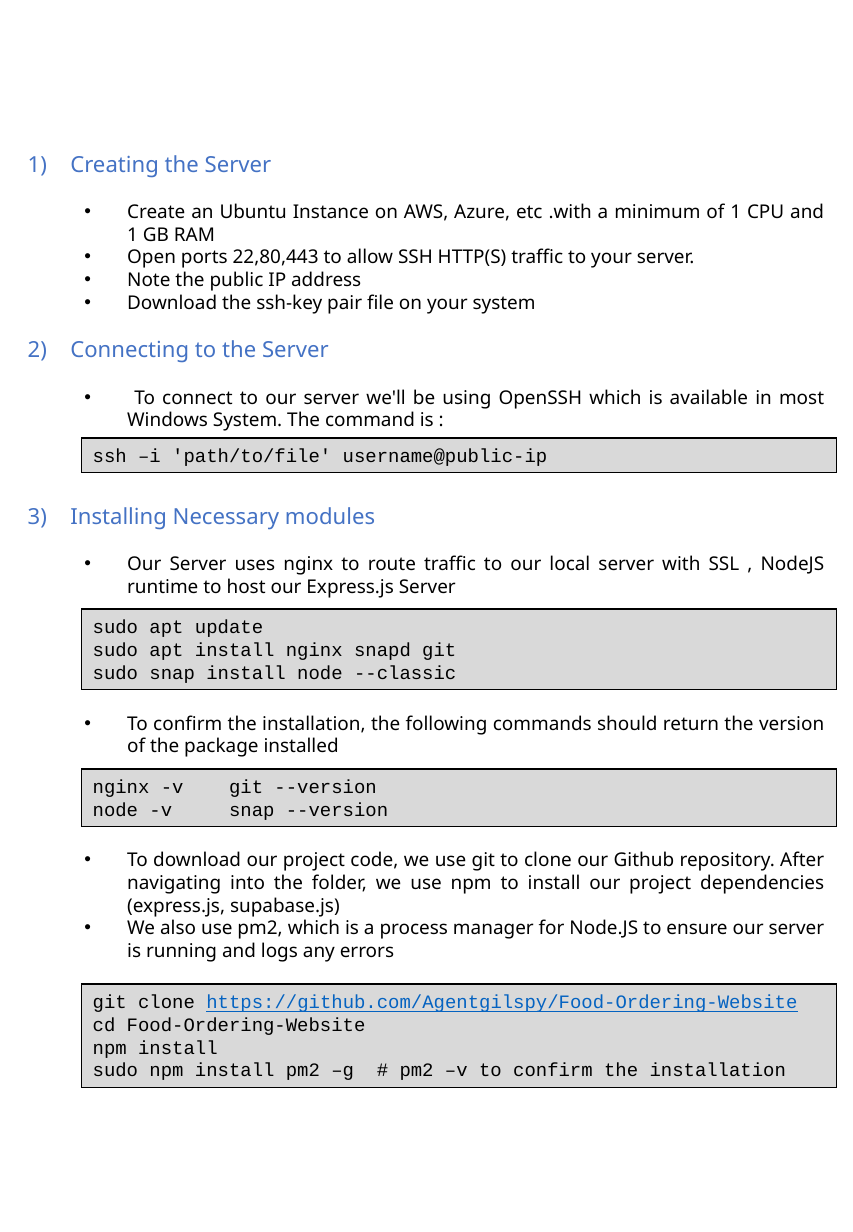
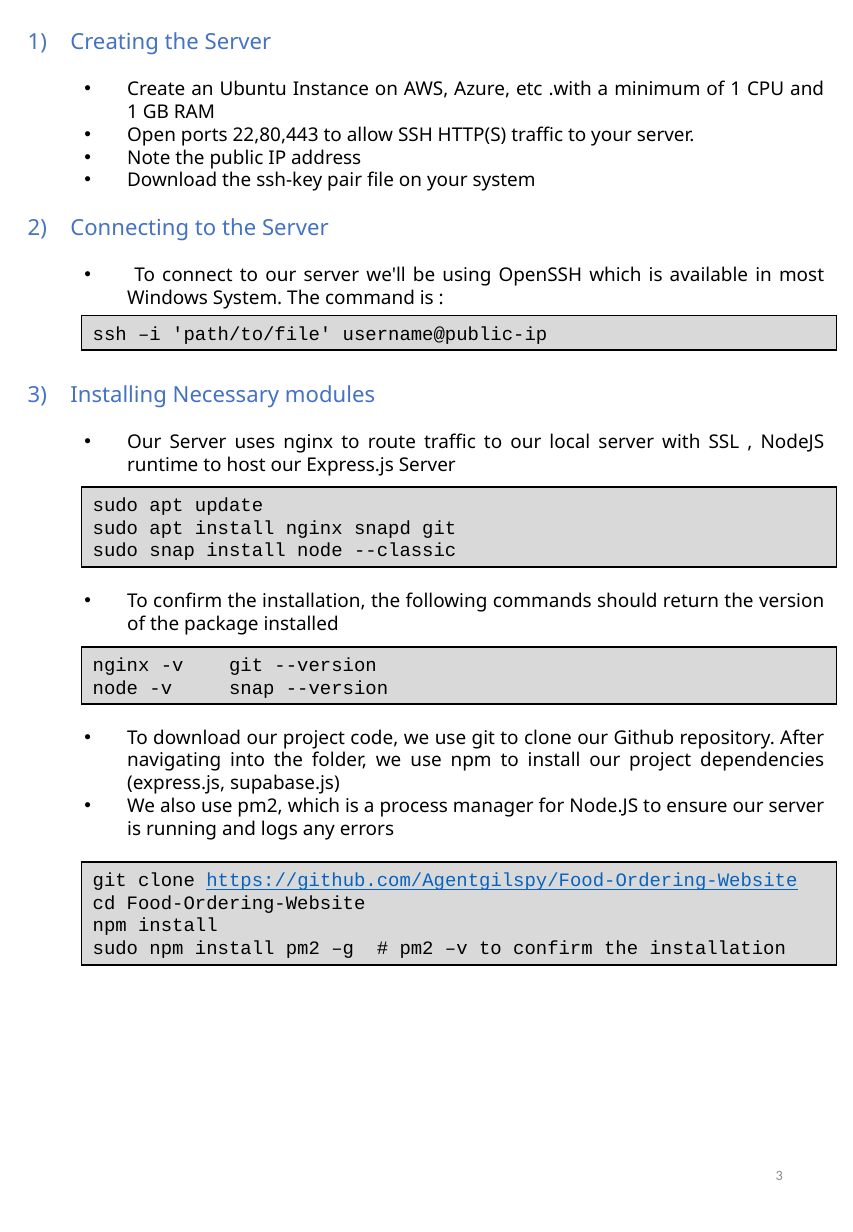
Before and after one commit to Agentgilspy/Food-Ordering-Website, a slide deck: slide 3 of ICT-171 Documentation.pptx (slide 2 before the commit). Drawn at 853x1232 pixels with LibreOffice and Linux fonts; fonts in the diff are those of the drawing. Boxes give left, top, right and bottom in pixels: in the first picture for what was removed or moved away, otherwise in the second. Text is boxed around its words. In the diff, an @@ line names an element or a change of style, - is before the commit and + after.

```diff
--- a/ICT-171 Documentation.pptx
+++ b/ICT-171 Documentation.pptx
@@ text "Creating the Server": place and size @@
-text "Creating the Server" at [70, 155, 825, 962]
+text "Creating the Server" at [70, 32, 825, 840]
@@ rectangle "sudo apt update": place and size @@
-rectangle "sudo apt update" at [82, 610, 837, 690]
+rectangle "sudo apt update" at [82, 487, 837, 568]
@@ 3 rectangles: place and size @@
-3 rectangles at [82, 438, 837, 1087]
+3 rectangles at [82, 316, 837, 966]
@@ page number added at [776, 1171, 783, 1180], 9 pt, text #8C8C8C @@
+3
```
Also in this commit, not shown: 8 other slides changed, 1 slide added.
